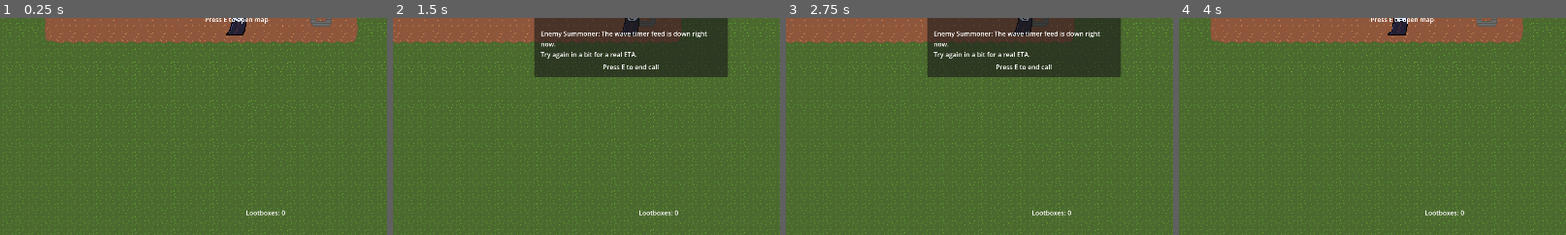
Above: before the commit, frames 1-4 (left to right).
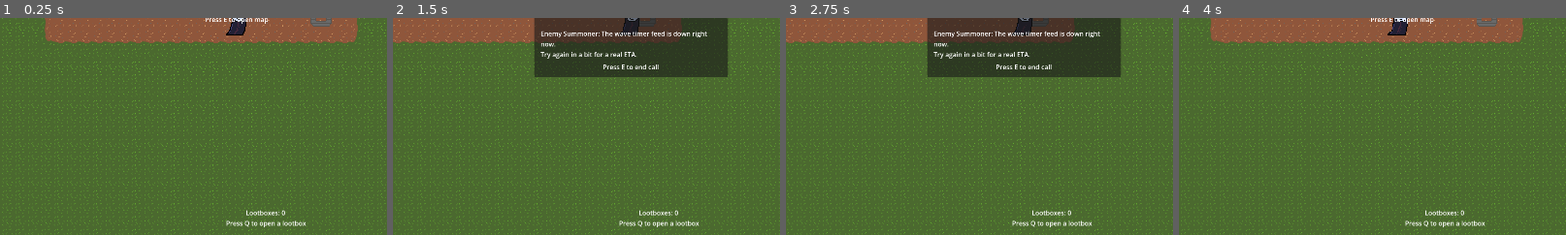
Above: after the commit, the same moments.

Repository: Uvecrep/Gamba
Game: Godot game, scene res://levels/main.tscn
The game is run twice, just before and just after one commit, with the same random seed, the same clock (stepped at 60 frames per second) and the same inputs.
Inputs (mouse positions are % of the whole screen's width and height, from its top left):
- Up to frame 1 (0.25 s): no input
- Up to frame 2 (1.5 s): tap E (interact) at 0.5, 0.6, 1.25 s; move the mouse to (72, 45) at 0.52 s; hold D (right) 0.53-1.25 s; click (72, 45) at 0.67 s; drag from (50, 43) to (45, 70) at 1.27 s
- Up to frame 3 (2.75 s): tap E (interact) at 2, 2.1 s; move the mouse to (60, 28) at 2.02 s; hold D (right) from 2.03 s (still down)
- Up to frame 4 (4 s): release D (right) at 2.75 s; tap E (interact) at 2.75, 3.5, 3.6 s; drag from (45, 70) to (20, 35) at 2.77 s; move the mouse to (80, 65) at 3.52 s; hold A (left) from 3.53 s (still down)
The pictures show only the part of the screen within x 19-69%, y 49-99%; the shares and areas given below are measured in that part.

The runs differ from the first frame. In frame 1, 0.3% of the frame differs, in the area x 58-80%, y 93-97%; in frame 2, 0.3%; in frame 3, 0.3%; in frame 4, 0.3%.
Error before the commit: Invalid call. Nonexistent function 'get_lootbox_count' in base 'RefCounted (PlayerInventory)'. (res://entities/player/player.gd:35)

Commit message:
Make Player count UI and player compile with new inventory, forreal

Diff:
--- a/entities/player/player.gd
+++ b/entities/player/player.gd
@@ -1,4 +1,5 @@
 extends CharacterBody2D
+class_name Player
 
 @export var speed: float = 400.0
 @export var harvest_range: float = 96.0
@@ -30,9 +31,6 @@
 
 	if not inventory.lootboxes_changed.is_connected(_on_inventory_lootboxes_changed):
 		inventory.lootboxes_changed.connect(_on_inventory_lootboxes_changed)
-
-func get_lootbox_count() -> int:
-	return inventory.get_lootbox_count()
 
 func _on_inventory_lootboxes_changed(current: int, previous: int) -> void:
 	lootbox_inventory_changed.emit(current, previous)
--- a/scripts/lootbox_counter_hud.gd
+++ b/scripts/lootbox_counter_hud.gd
@@ -9,6 +9,7 @@
 var _use_lootbox_hint_text: String = "lootbox button"
 
 func _ready() -> void:
+	return
 	_use_lootbox_hint_text = _resolve_action_hint(use_lootbox_action)
 	_update_prompt(0)
 
@@ -27,8 +28,8 @@
 	if not player.is_connected("lootbox_inventory_changed", inventory_changed_callable):
 		player.connect("lootbox_inventory_changed", inventory_changed_callable)
 
-	var initial_count_variant: Variant = player.call("get_lootbox_count")
-	_update_label(int(initial_count_variant))
+	#var initial_count_variant: Variant = player.call("get_lootbox_count")
+	#_update_label(int(initial_count_variant))
 
 func _on_lootbox_inventory_changed(current: int, _previous: int) -> void:
 	_update_label(current)
